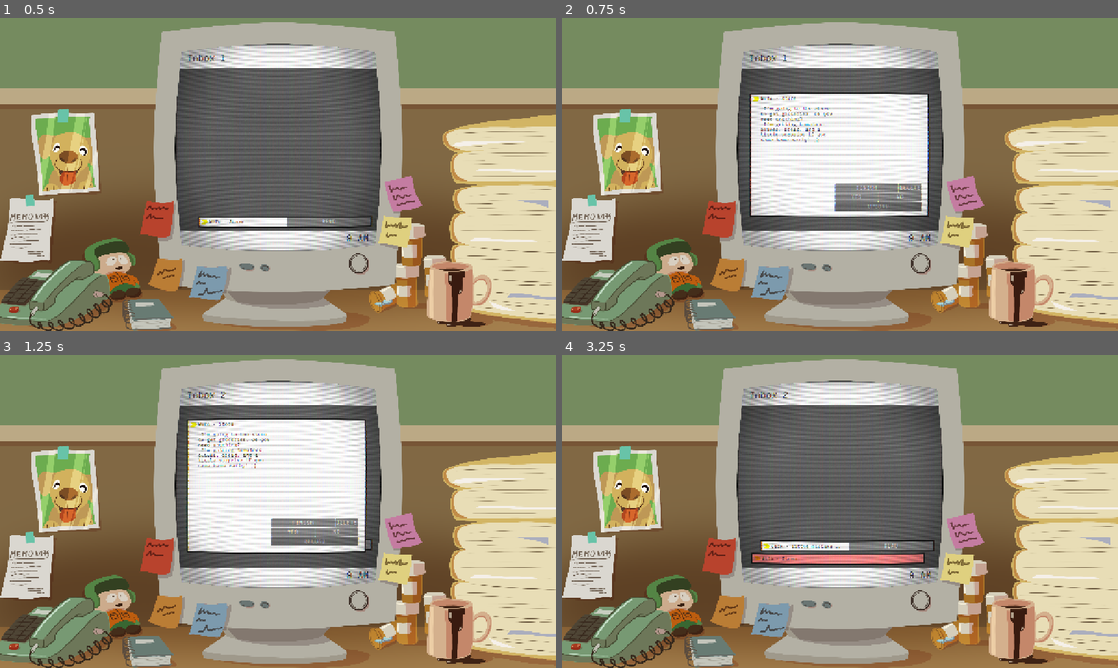
Above: before the commit, frames 1-4 (two rows, left to right).
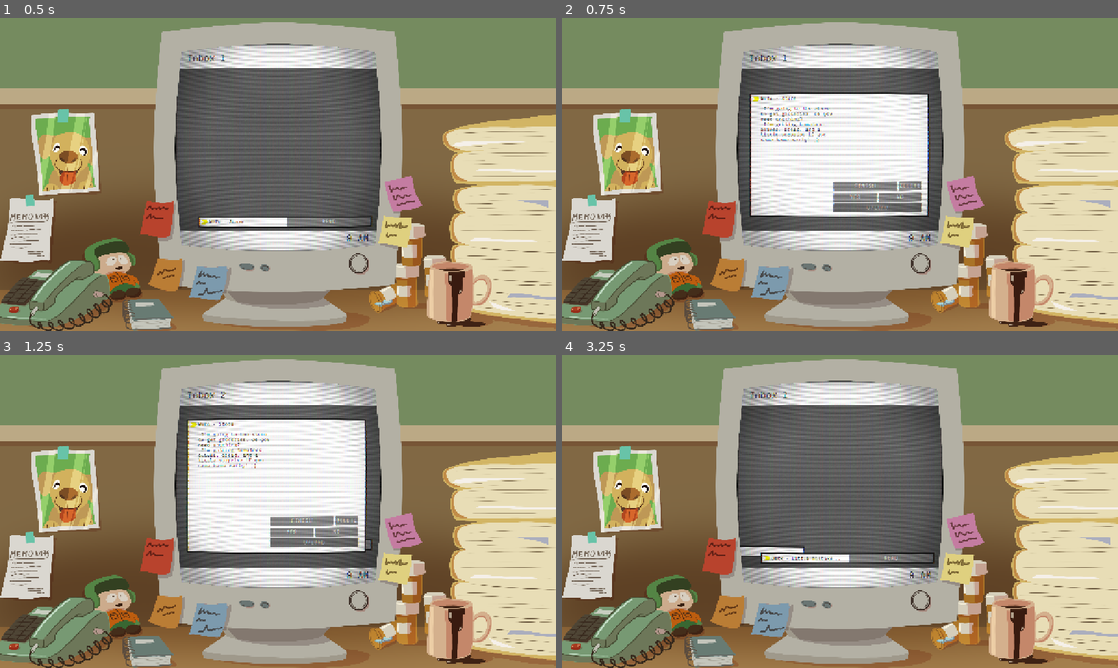
Above: after the commit, the same moments.

Repository: BradBenJoya/GMTK2026
Game: Godot game, scene res://Scenes/main.tscn
Same seed, same stepped clock (60 frames per second), same inputs: the game is played once before the commit and once after it.
Inputs:
- Up to frame 1 (0.5 s): no input
- Up to frame 2 (0.75 s): click "READ" at 0.5 s
- Up to frame 3 (1.25 s): no input
- Up to frame 4 (3.25 s): click "FINISH" at 1.25 s; click "READ" at 2 s; click "YES" at 2.75 s

Frame 1 is identical in both runs. In frame 2, 0.5% of the frame differs, in the area x 48-65%, y 52-62%; in frame 3, 0.5%; in frame 4, 2.4%, in the area x 32-67%, y 11-68%.

Commit message:
fixed up some email stuff

Diff:
--- a/Scenes/email.tscn
+++ b/Scenes/email.tscn
@@ -72,15 +72,15 @@
 
 [node name="EmailStuff" type="Control" parent="Buttons" unique_id=1625470664]
 anchors_preset = 0
-offset_top = 12.666667
-offset_bottom = 12.666667
+offset_top = 4.0
+offset_bottom = 4.0
 
 [node name="Read" type="Button" parent="Buttons/EmailStuff" unique_id=1751263076]
 z_index = 1
 layout_mode = 0
-offset_left = 8.0
+offset_left = 2.0
 offset_top = -73.333336
-offset_right = 290.6667
+offset_right = 284.6667
 offset_bottom = -33.333336
 theme = SubResource("Theme_6xuhd")
 text = "FINISH"
@@ -103,9 +103,9 @@
 [node name="Yes" type="Button" parent="Buttons/Decisions" unique_id=1197127668]
 z_index = 1
 layout_mode = 0
-offset_left = 8.0
+offset_left = 2.0
 offset_top = -32.0
-offset_right = 202.66667
+offset_right = 196.66667
 offset_bottom = 8.0
 theme = SubResource("Theme_6xuhd")
 text = "YES
@@ -123,13 +123,13 @@
 
 [node name="Upload" type="Control" parent="Buttons" unique_id=2078956031]
 anchors_preset = 0
-offset_top = 10.0
-offset_bottom = 10.0
+offset_top = 15.333334
+offset_bottom = 15.333334
 
 [node name="Upload" type="Button" parent="Buttons/Upload" unique_id=363020368]
 z_index = 1
 layout_mode = 0
-offset_left = 8.0
+offset_left = 2.0
 offset_top = 12.666668
 offset_right = 396.0
 offset_bottom = 52.666668
@@ -140,7 +140,7 @@
 [node name="UploadProgress" type="ProgressBar" parent="Buttons/Upload" unique_id=306935486]
 z_index = 1
 layout_mode = 0
-offset_left = 8.0
+offset_left = 2.0
 offset_top = 12.666668
 offset_right = 394.6667
 offset_bottom = 52.666668
--- a/Scripts/Email/email.gd
+++ b/Scripts/Email/email.gd
@@ -86,18 +86,46 @@
 
 	await move_buttons_tween.finished
 
-	if not input == type: # shake if messed up
-		modulate = Color.LIGHT_CORAL
-
-		var shake = create_tween().tween_method(func(i): position.x = sin(i) * 20.0, 0.0, -4 * PI, 0.3) # shake twice
-		await shake.finished
-	else:
-		modulate = Color.LIGHT_GREEN
-
 	deleted = true # let the manager know that it shouldnt account for this email anymore
 	z_index = -1 # get it out of the way to avoid overlap
 	var slide_out = create_tween().tween_property(self, "position", Vector2(-2000.0, position.y), 0.5)
 	await slide_out.finished
+
+	if type == "Normal":
+		if input == "Upload":
+			pass # add boss
+		if input == "Accept" || input == "Decline":
+			Global.manager.add_more_emails(1)
+
+	if type == "Accept":
+		if input == "Accept":
+			pass # give upgrade
+
+	if type == "Decline":
+		if input == "Upload":
+			Global.manager.add_more_emails(1)
+		if input == "Accept":
+			Global.manager.add_more_emails(3)
+
+		if input == "Normal" || input == "Spam":
+			pass # add boss
+
+	if type == "Spam":
+		if input == "Upload":
+			pass # add popups
+		if input == "Accept" || input == "Decline":
+			Global.manager.add_more_emails(5)
+
+		if input == "Normal":
+			Global.manager.add_more_emails(1)
+
+	if type == "Upload":
+		if input == "Spam":
+			pass # add boss
+		if input == "Accept" || input == "Decline":
+			pass # add boss
+		if input == "Normal":
+			Global.manager.add_more_emails(3)
 
 	queue_free()
 
--- a/Scripts/manager.gd
+++ b/Scripts/manager.gd
@@ -44,4 +44,6 @@
 
 		add_child(new_email)
 		emails.append(new_email)
+
+		await get_tree().create_timer(0.2).timeout
 # end ByDesign
